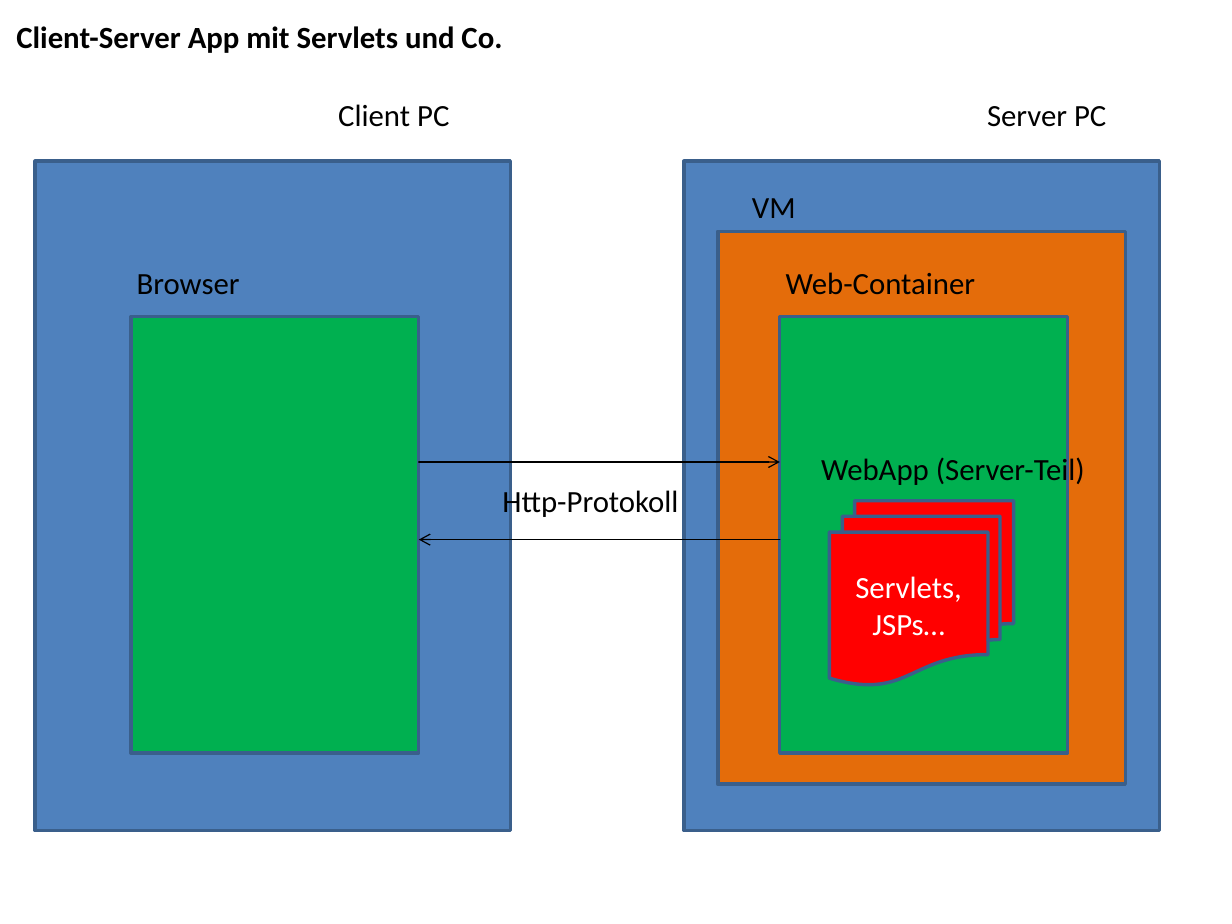
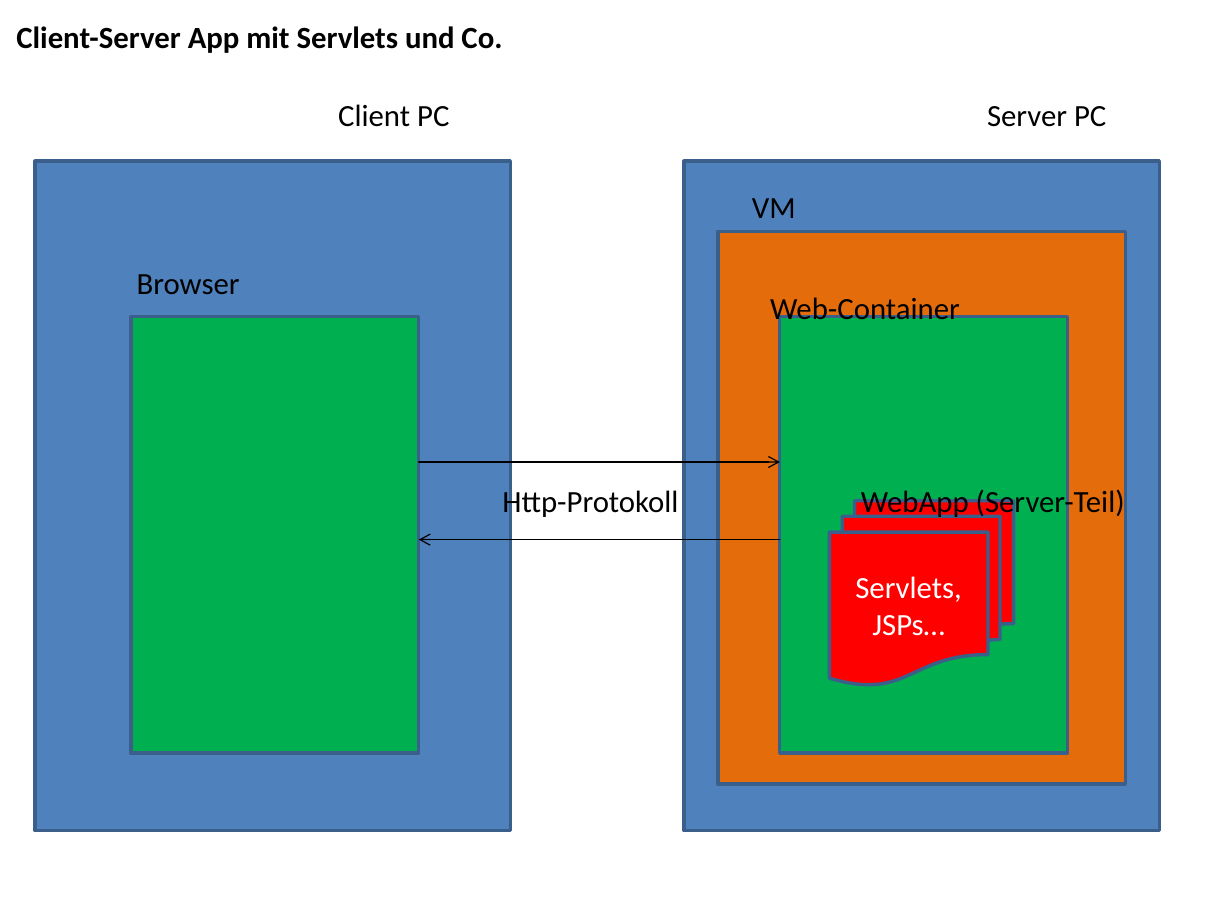
Before and after one commit to ccjavad/wcd_114058, a slide deck: slide 2 of Diagramme/WebApp.pptx. Drawn at 1232x924 pixels with LibreOffice and Linux fonts; fonts in the diff are those of the drawing. Boxes give left, top, right and bottom in pixels: in the first picture for what was removed or moved away, otherwise in the second. Text is boxed around its words. In the diff, an @@ line names an element or a change of style, - is before the commit and + after.

```diff
--- a/Diagramme/WebApp.pptx
+++ b/Diagramme/WebApp.pptx
@@ text "Web-Container" rewrapped from [786, 272, 976, 295] to [770, 293, 960, 327] @@
@@ text "WebApp (Server-Teil)": place and size @@
-text "WebApp (Server-Teil)" at [821, 454, 1085, 488]
+text "WebApp (Server-Teil)" at [861, 486, 1125, 520]
```
Also in this commit, not shown: 1 slide added, 13 other files.
